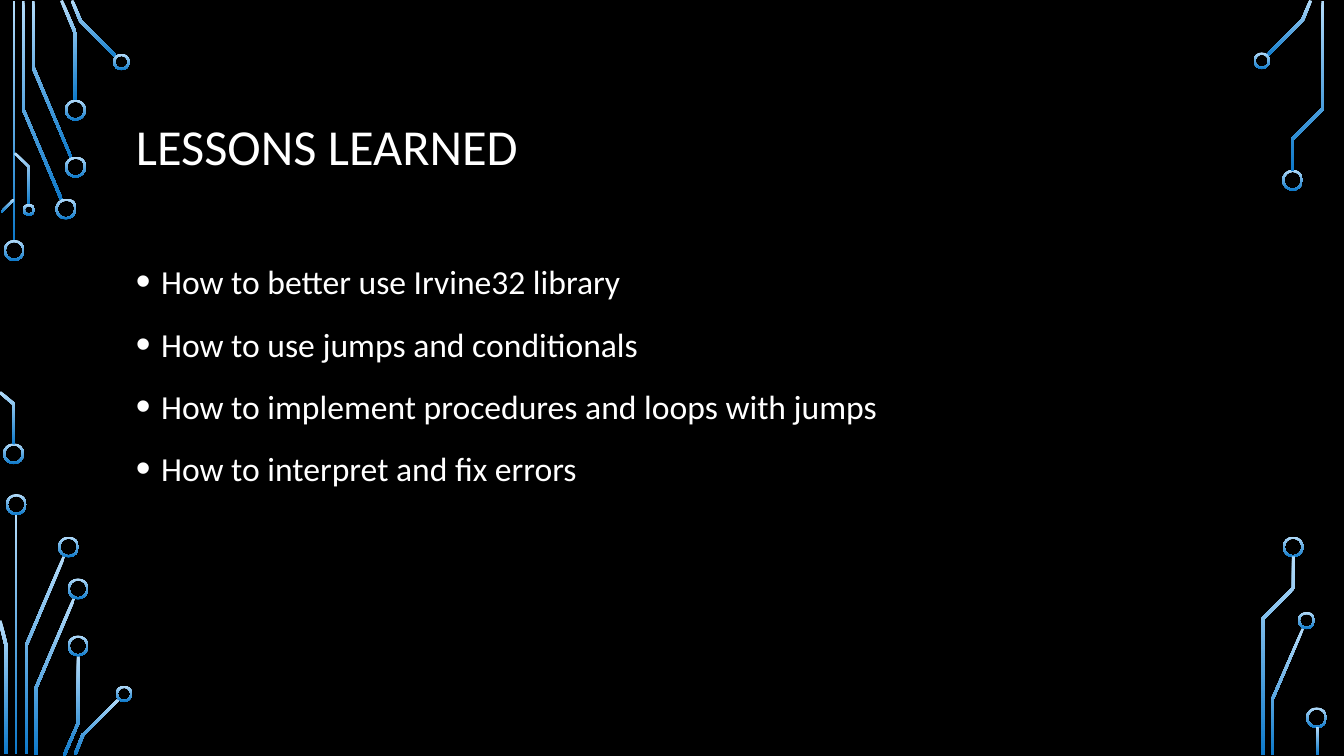
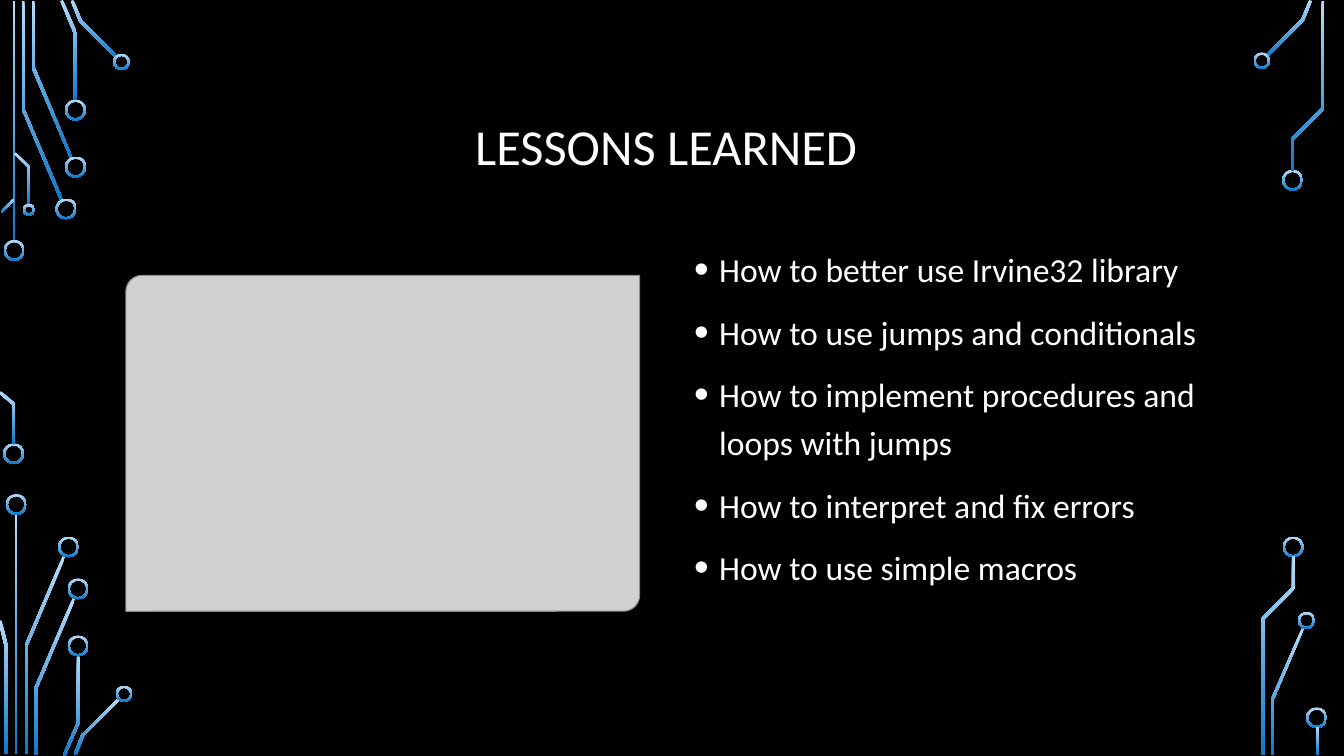
Before and after one commit to AlexBlair42/Snake-MASM, a slide deck: slide 5 of Final Project Presentation.pptx. Drawn at 1344x756 pixels with LibreOffice and Linux fonts; fonts in the diff are those of the drawing; grey boxes stand for pictures; background and template pictures are left out. Boxes give left, top, right and bottom in pixels: in the first picture for what was removed or moved away, otherwise in the second. Text is boxed around its words. In the diff, an @@ line names an element or a change of style, - is before the commit and + after.

```diff
--- a/Final Project Presentation.pptx
+++ b/Final Project Presentation.pptx
@@ title "LESSONS LEARNED" at box(475, 132, 857, 166): alignment left to centre @@
@@ text "How to better use Irvine32 ...": place and size @@
-text "How to better use Irvine32 ..." at box(161, 270, 877, 487)
+text "How to better use Irvine32 ..." at box(719, 258, 1196, 586)
@@ text "How to better use Irvine32 ..." at box(719, 258, 1196, 586): vertical alignment top to middle @@
@@ picture added at box(126, 275, 640, 611) @@
@@ text at box(719, 556, 1077, 586): paragraph added @@
+• How to use simple macros
```
Also in this commit, not shown: 3 other slides changed, 2 slides added, 2 slides removed, 1 other file.
